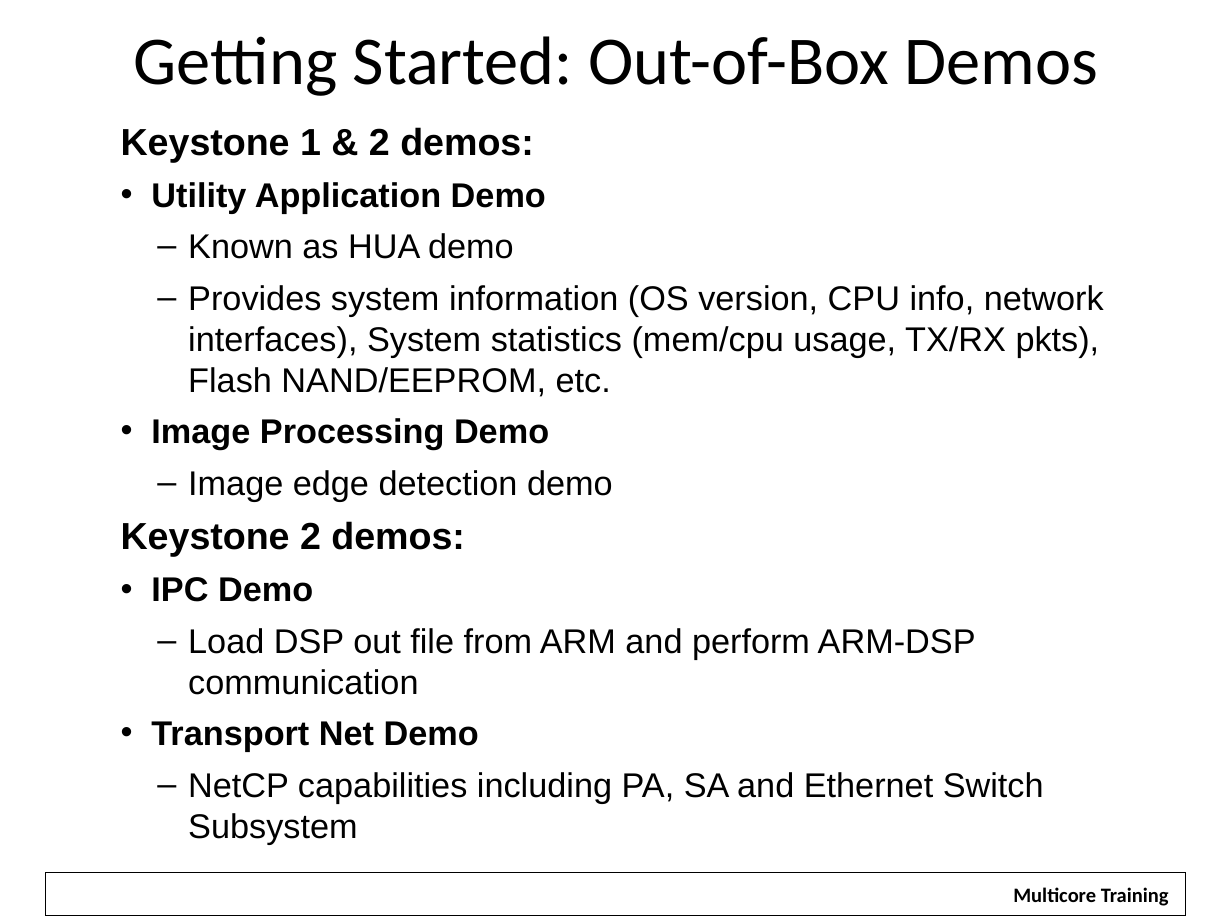
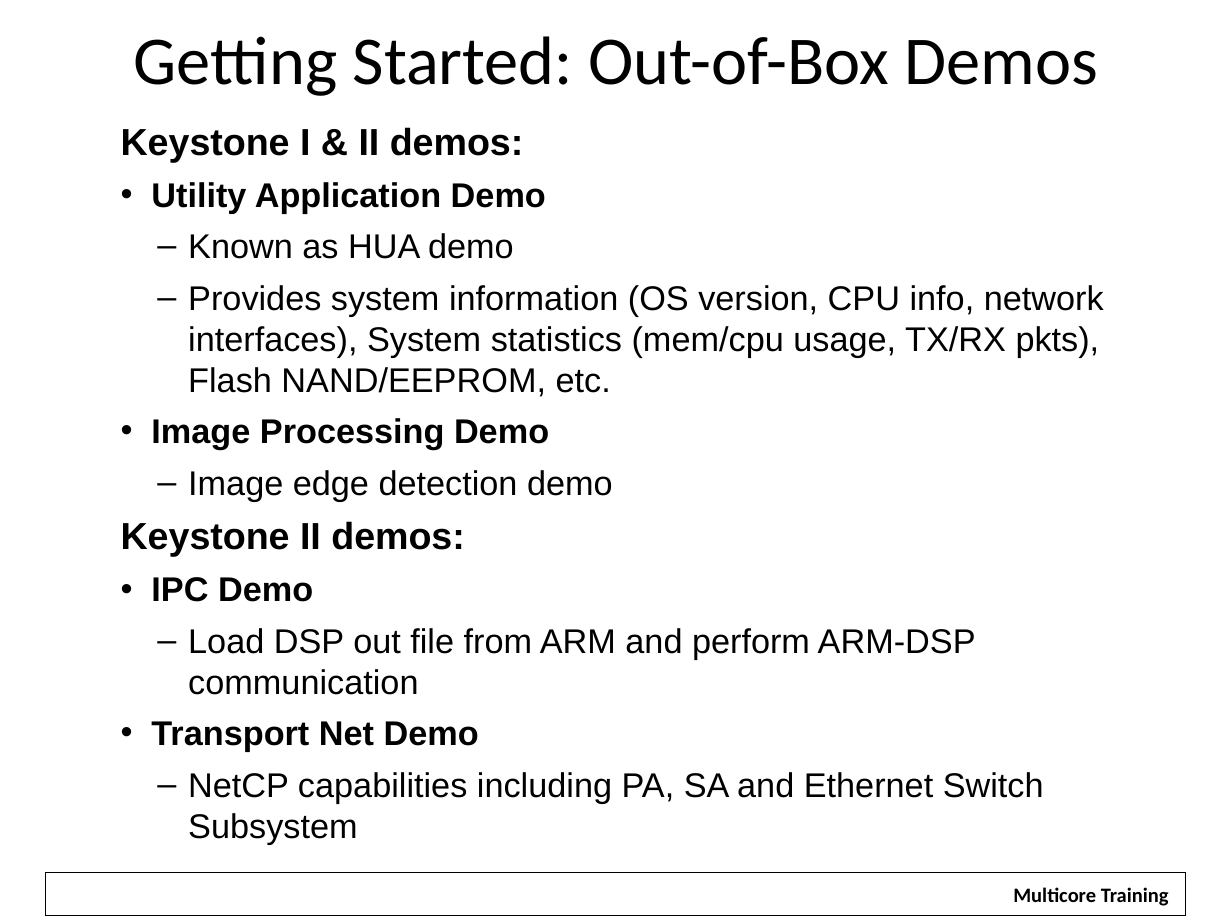
Before and after one commit to hari1989/keystone-workshop, a slide deck: slide 49 of preliminary/Working/presentations/KS1-2 SW Overview.pptx. Drawn at 1232x924 pixels with LibreOffice and Linux fonts; fonts in the diff are those of the drawing; background and template pictures are left out. Boxes give left, top, right and bottom in pixels: in the first picture for what was removed or moved away, otherwise in the second. Text is boxed around its words. In the diff, an @@ line names an element or a change of style, - is before the commit and + after.

```diff
--- a/preliminary/Working/presentations/KS1-2 SW Overview.pptx
+++ b/preliminary/Working/presentations/KS1-2 SW Overview.pptx
@@ text at bbox=[121, 127, 524, 162]: text changed @@
-    Keystone 1 & 2 demos:
+    Keystone I & II demos:
@@ text at bbox=[121, 521, 465, 557]: text changed @@
-    Keystone 2 demos:
+    Keystone II demos:
```
Also in this commit, not shown: 12 other slides changed.
